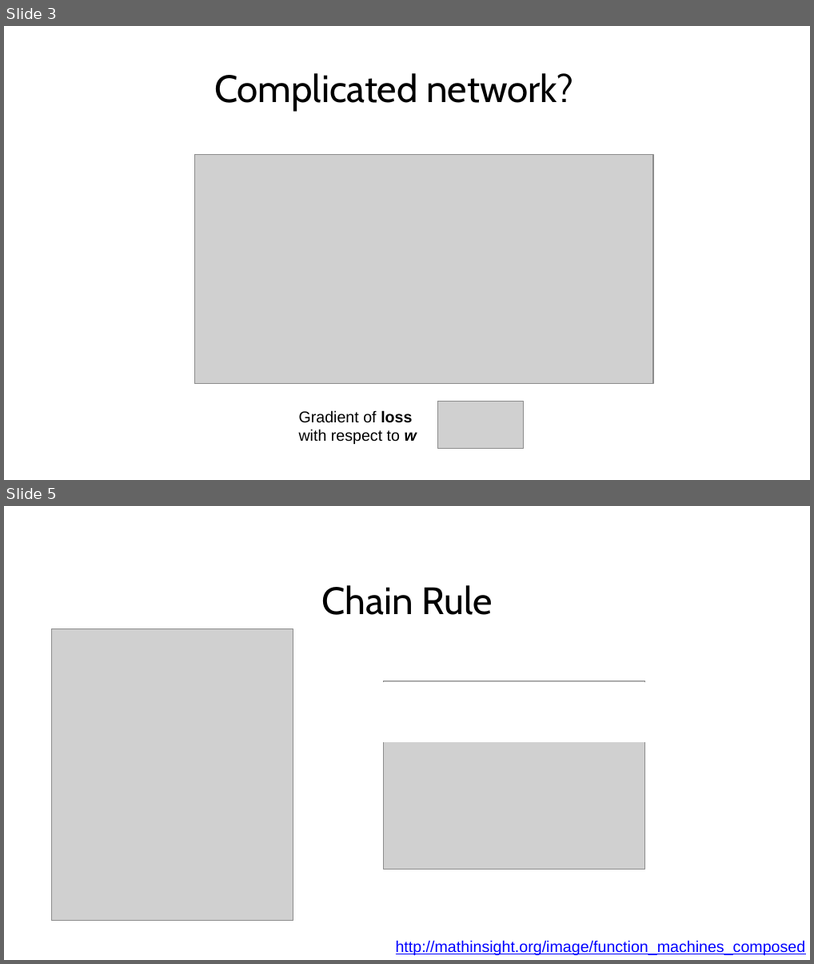
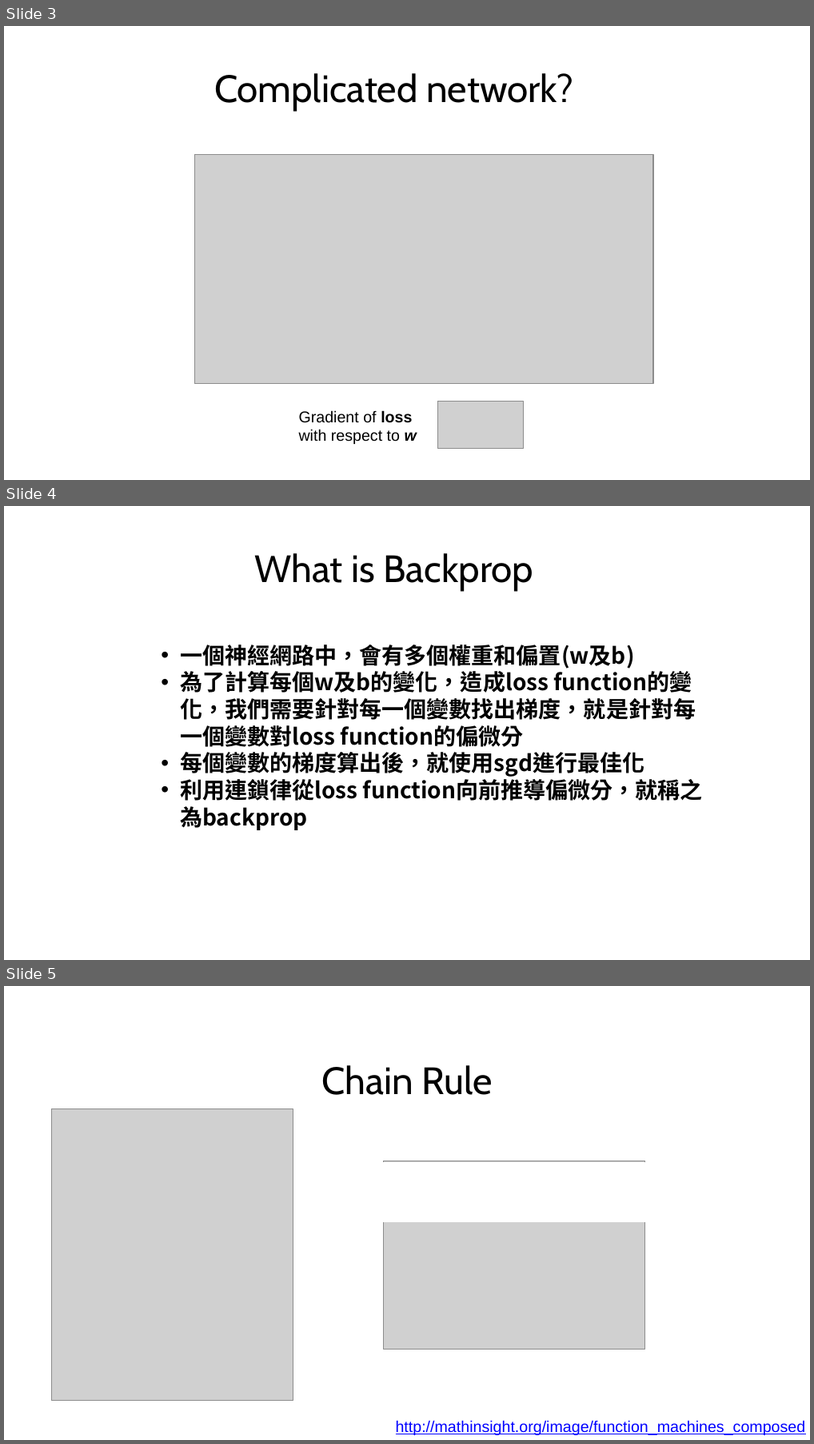
Before and after one commit to joshhu/chtpytorch, a slide deck: slides/Lecture 04_ Back-propagation and PyTorch autograd.pptx. Shown one above the other, each under a label of ours: slides 3 and 5 before the commit, slides 3, 4 and 5 after it; the slides between them are not shown. The pictures are 814x964 and 814x1444 pixels, drawn with LibreOffice and Linux fonts; fonts in the diff are those of the drawing; grey boxes stand for pictures. Boxes give left, top, right and bottom in pixels: in the first picture for what was removed or moved away, otherwise in the second. Text is boxed around its words. In the diff, an @@ line names an element or a change of style, - is before the commit and + after.

```diff
--- a/slides/Lecture 04_ Back-propagation and PyTorch autograd.pptx
+++ b/slides/Lecture 04_ Back-propagation and PyTorch autograd.pptx
@@ slide 4 added at (x1=4, y1=506, x2=810, y2=960), background #FFFFFF @@
@@ title added at (x1=254, y1=553, x2=534, y2=591), 34 pt, text #000000 @@
+What is Backprop
@@ text added at (x1=180, y1=644, x2=703, y2=830), 20 pt, text #000000, bold @@
+• 一個神經網路中，會有多個權重和偏置(w及b)
+• 為了計算每個w及b的變化，造成loss function的變化，我們需要針對每一個變數找出梯度，就是針對每一個變數對loss function的偏微分
+• 每個變數的梯度算出後，就使用sgd進行最佳化
+• 利用連鎖律從loss function向前推導偏微分，就稱之為backprop
```
Also in this commit, not shown: 1 other slide added, 16 slides removed, 32 other files.
